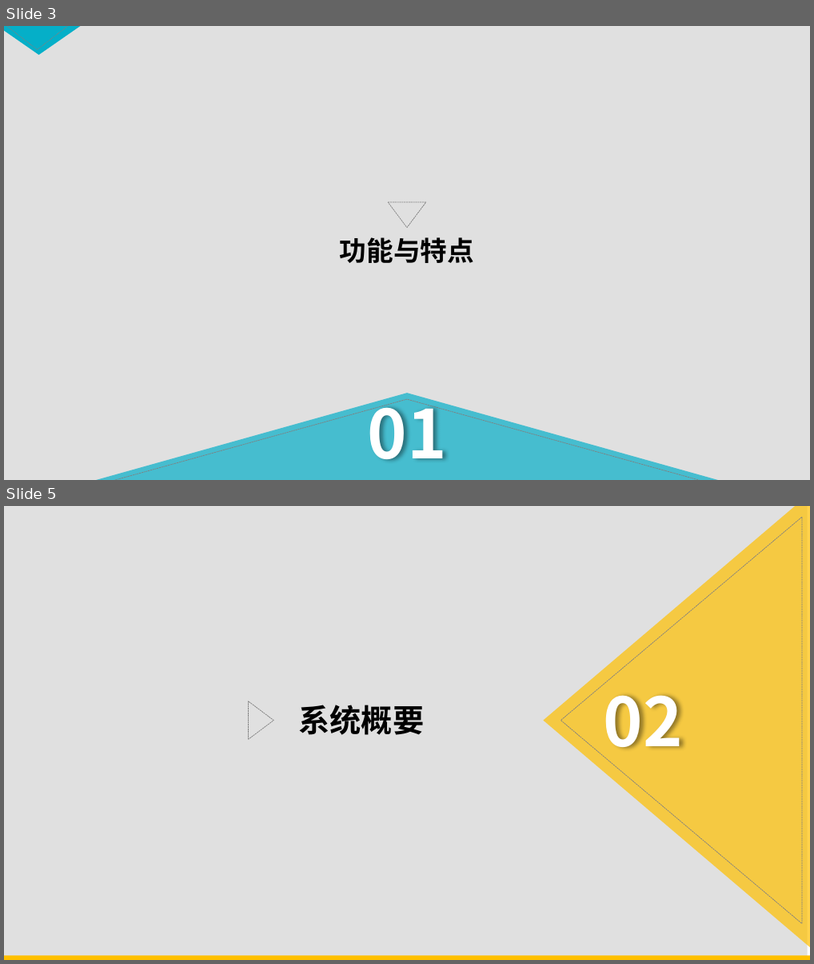
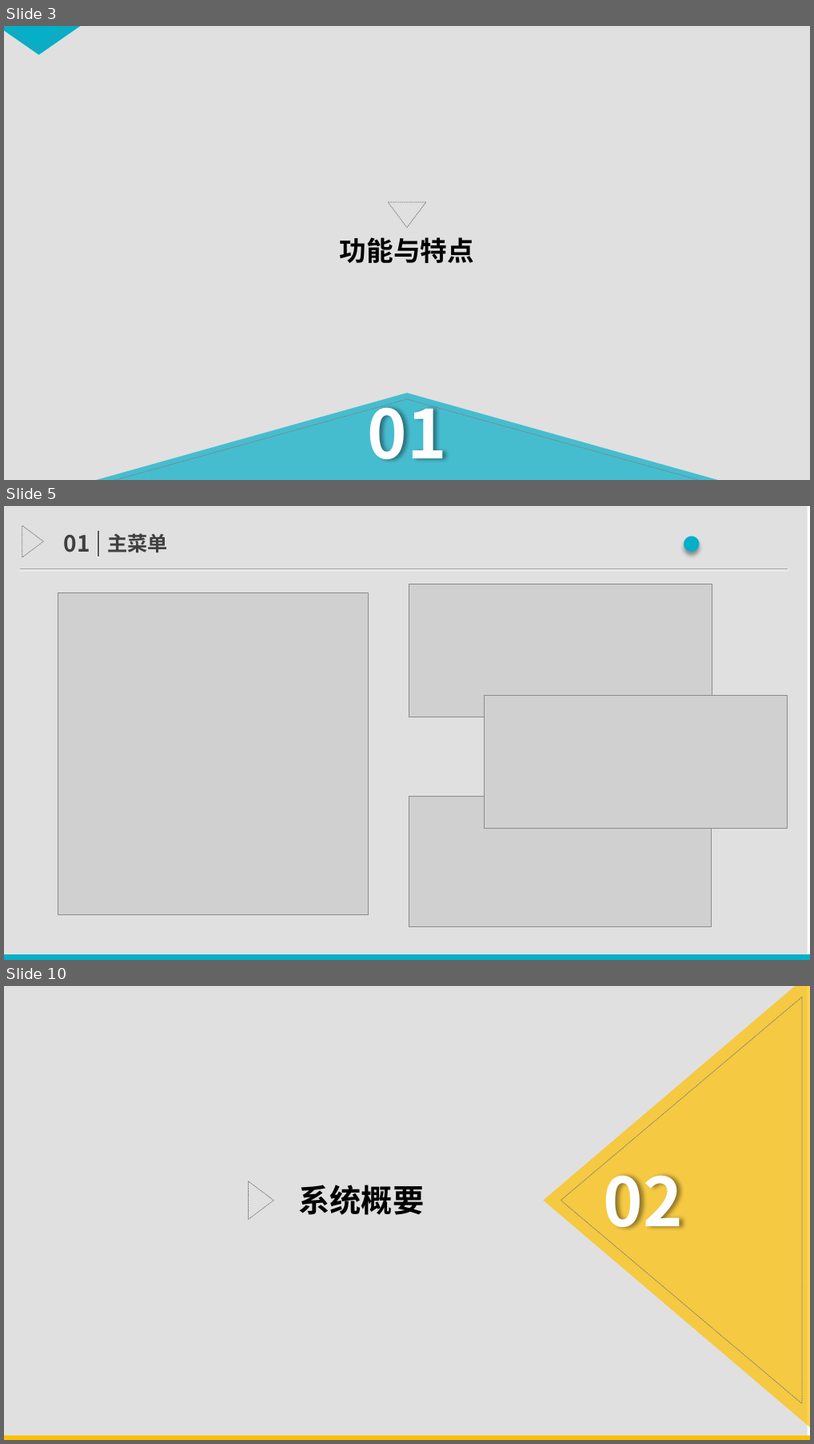
Before and after one commit to TimerChen/TrainTickets, a slide deck: Presentation/presentation.pptx. Shown one above the other, each under a label of ours: slides 3 and 5 before the commit, slides 3, 5 and 10 after it; the slides between them are not shown. The pictures are 814x964 and 814x1444 pixels, drawn with LibreOffice and Linux fonts; fonts in the diff are those of the drawing; grey boxes stand for pictures. Boxes give left, top, right and bottom in pixels: in the first picture for what was removed or moved away, otherwise in the second. Text is boxed around its words. In the diff, an @@ line names an element or a change of style, - is before the commit and + after.

```diff
--- a/Presentation/presentation.pptx
+++ b/Presentation/presentation.pptx
@@ slide 5 added at (x1=4, y1=506, x2=810, y2=960), background #FFFFFF @@
@@ rectangle added at (x1=4, y1=506, x2=808, y2=954), fill #000000 at 12% opacity @@
@@ flow chart merge added at (x1=22, y1=526, x2=43, y2=557), outline #808080 0.5 pt dashed @@
@@ text added at (x1=654, y1=506, x2=787, y2=584), 54 pt, text #05AFC8, bold @@
+· · ·
@@ text added at (x1=64, y1=535, x2=90, y2=552), 20 pt, text #404040, bold @@
+01
@@ line added from (98, 556) to (98, 531), #595959 1.5 pt @@
@@ text added at (x1=107, y1=533, x2=168, y2=553), 18 pt, text #404040, bold @@
+主菜单
@@ line added from (20, 569) to (788, 569), #A6A6A6 0.75 pt @@
@@ picture added at (x1=58, y1=593, x2=369, y2=915) @@
@@ picture added at (x1=410, y1=584, x2=713, y2=717) @@
@@ picture added at (x1=485, y1=695, x2=788, y2=828) @@
@@ picture added at (x1=410, y1=796, x2=711, y2=926) @@
@@ rectangle added at (x1=4, y1=954, x2=810, y2=960), fill #05AFC8 @@
@@ what was slide 5 is now slide 10 @@
```
Also in this commit, not shown: 2 slides changed, 4 other slides added, 16 other files.
